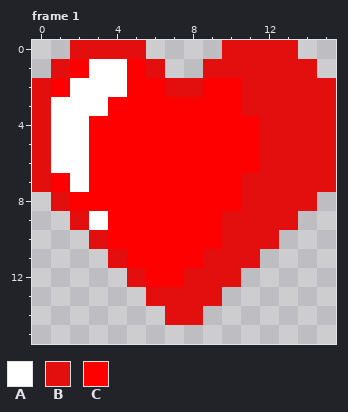
Pixel-art file -- Aseprite/icons.aseprite. The picture above is the old version.
16x16 pixels, 4 frames. Shown: frame 1.
Palette (. is transparent): A #ffffff  B #e30e0e  C #ff0000
Pixels before, frame 1, first column x 0:
 0 ..BBBB....BBBB..
 1 .BCAACB..BBBBBB.
 2 BCAAACCBBCCBBBBB
 3 BAAACCCCCCCBBBBB
 4 BAACCCCCCCCCBBBB
 5 BAACCCCCCCCCBBBB
 6 BAACCCCCCCCCBBBB
 7 BCACCCCCCCCBBBBB
 8 .BCCCCCCCCCBBBB.
 9 ..BACCCCCCBBBB..
10 ...BCCCCCCBBB...
11 ....BCCCCBBB....
12 .....BCCBBB.....
13 ......BBBB......
14 .......BB.......
New version:
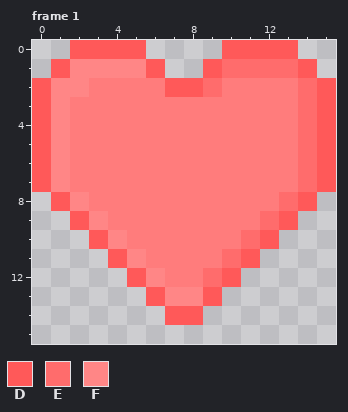
Colours new in this view: D #ff5959  E #ff6c6c  F #ff8686
Edits made:
{"colour":"C","old":"#ff0000","new":"#ff7c7c"}
{"where": "frame 1"}
{"frame":1,"y":0,"x":2,"old":"BBBB","new":"DDDD"}
{"frame":1,"y":0,"x":10,"old":"BBBB","new":"DDDD"}
{"frame":1,"y":1,"x":1,"old":"BCAACB","new":"DFFFFD"}
{"frame":1,"y":1,"x":9,"old":"BBBBBB","new":"DEEEED"}
{"frame":1,"y":2,"x":0,"old":"BCAAA","new":"DFFCC"}
{"frame":1,"y":2,"x":7,"old":"BBC","new":"DDE"}
{"frame":1,"y":2,"x":11,"old":"BBBBB","new":"CCCED"}
{"frame":1,"y":3,"x":0,"old":"BAAA","new":"DFCC"}
{"frame":1,"y":3,"x":11,"old":"BBBBB","new":"CCCED"}
{"frame":1,"y":4,"x":0,"old":"BAA","new":"DFC"}
{"frame":1,"y":4,"x":12,"old":"BBBB","new":"CCED"}
{"frame":1,"y":5,"x":0,"old":"BAA","new":"DFC"}
{"frame":1,"y":5,"x":12,"old":"BBBB","new":"CCED"}
{"frame":1,"y":6,"x":0,"old":"BAA","new":"DFC"}
{"frame":1,"y":6,"x":12,"old":"BBBB","new":"CCED"}
{"frame":1,"y":7,"x":0,"old":"BCA","new":"DFC"}
{"frame":1,"y":7,"x":11,"old":"BBBBB","new":"CCCED"}
{"frame":1,"y":8,"x":1,"old":"BC","new":"DF"}
{"frame":1,"y":8,"x":11,"old":"BBBB","new":"CCED"}
{"frame":1,"y":9,"x":2,"old":"BA","new":"DF"}
{"frame":1,"y":9,"x":10,"old":"BBBB","new":"CCED"}
{"frame":1,"y":10,"x":3,"old":"BC","new":"DF"}
{"frame":1,"y":10,"x":10,"old":"BBB","new":"CED"}
{"frame":1,"y":11,"x":4,"old":"BC","new":"DF"}
{"frame":1,"y":11,"x":9,"old":"BBB","new":"CED"}
{"frame":1,"y":12,"x":5,"old":"BC","new":"DF"}
{"frame":1,"y":12,"x":8,"old":"BBB","new":"CED"}
{"frame":1,"y":13,"x":6,"old":"BBBB","new":"DFFD"}
{"frame":1,"y":14,"x":7,"old":"BB","new":"DD"}
